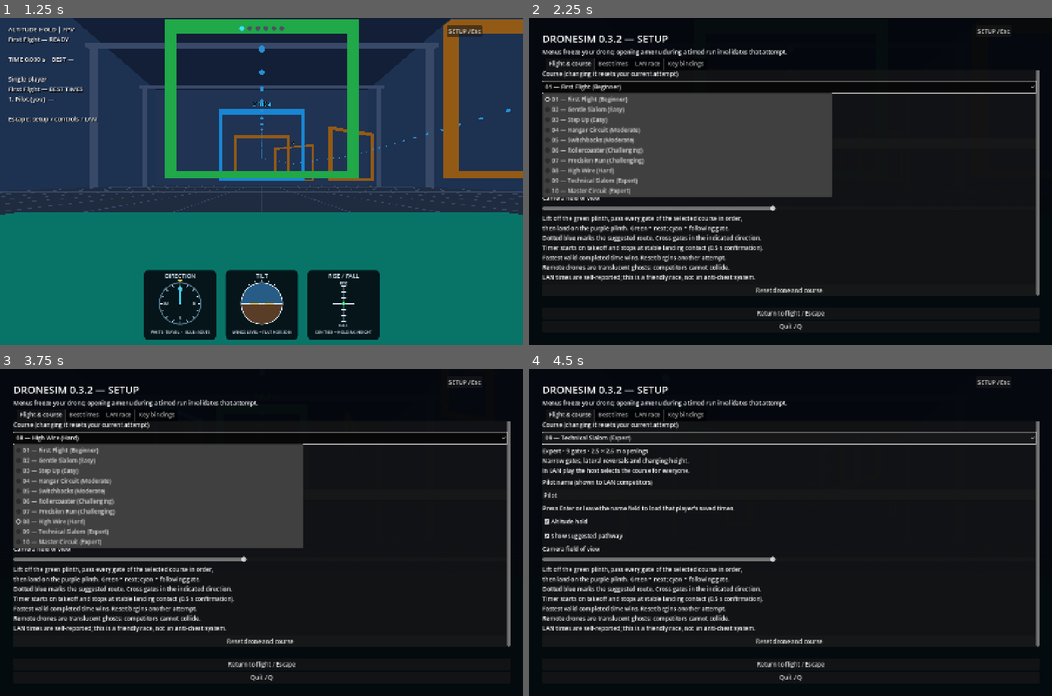
Above: before the commit, frames 1-4 (two rows, left to right).
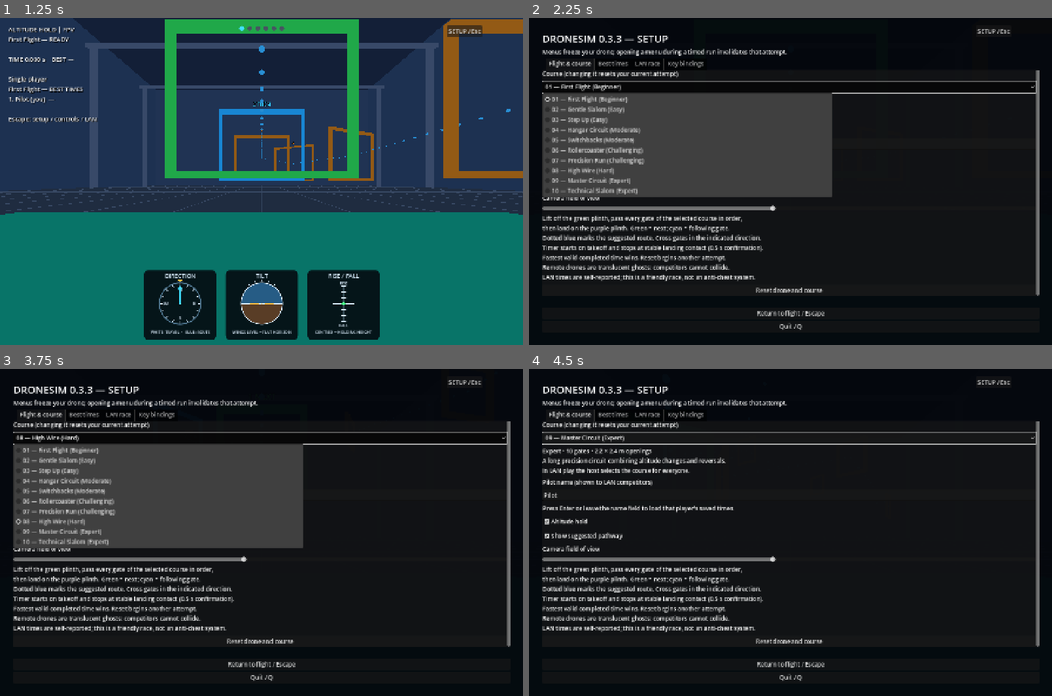
Above: after the commit, the same moments.

Repository: frazerpearce/DroneSim
Game: Godot game, scene res://main.tscn
The game is run twice, just before and just after one commit, with the same random seed, the same clock (stepped at 60 frames per second) and the same inputs.
Inputs (mouse positions are in pixels of both pictures, inside the frame that each line leads up to):
- Up to frame 1 (1.25 s): tap Enter at 0.5 s; move the mouse to (376, 165) at 0.52 s; hold D from 0.53 s (still down); tap C at 0.6 s; click (376, 165) at 0.67 s; tap Space at 0.77 s
- Up to frame 2 (2.25 s): release D at 1.25 s; click "SETUP / Esc" at 1.25 s; click "01 — First Flight (Beginner)" at 2 s
- Up to frame 3 (3.75 s): click "Altitude hold" at 2.75 s; click "08 — High Wire (Hard)" at 3.5 s
- Up to frame 4 (4.5 s): click "Show suggested pathway" at 4.25 s

Frame 1 is identical in both runs. In frame 2, 0.2% of the frame differs, in the area x 7-21%, y 5-54%; in frame 3, 0.2%; in frame 4, 0.7%, in the area x 2-38%, y 5-30%.

Commit message:
Swap final courses while preserving scores and add all-course total (0.3.3)

Diff:
--- a/godot/course.gd
+++ b/godot/course.gd
@@ -11,7 +11,7 @@
 var gate_height := 4.0
 var geometry: Node3D
 func title() -> String: return Catalog.COURSES[selected].name
-func course_id() -> String: return "hangar-%02d-v1" % (selected+1)
+func course_id() -> String: return Catalog.id_at(selected)
 var game: Node3D
 var next_gate := 0
 var state := "READY"
--- a/godot/course_catalog.gd
+++ b/godot/course_catalog.gd
@@ -1,14 +1,22 @@
 extends RefCounted
 # Gate width/height are clear openings; all coordinates are metres.
 const COURSES := [
- {"name":"First Flight","difficulty":"Beginner","width":5.0,"height":4.0,"hint":"Wide gates, level flight and gentle turns.","points":[Vector3(0,3,2),Vector3(0,3,-5),Vector3(0,3,-12),Vector3(4,3,-18),Vector3(8,3,-10),Vector3(8,3,2)]},
- {"name":"Gentle Slalom","difficulty":"Easy","width":4.8,"height":3.8,"hint":"Learn to brake and change lateral direction.","points":[Vector3(-3,3,1),Vector3(3,3,-6),Vector3(-3,3,-13),Vector3(3,3,-21),Vector3(10,3,-12),Vector3(9,3,2)]},
- {"name":"Step Up","difficulty":"Easy","width":4.6,"height":3.6,"hint":"Climb progressively, then descend under control.","points":[Vector3(0,3,1),Vector3(-5,5,-7),Vector3(-5,7,-17),Vector3(5,7,-21),Vector3(10,5,-10),Vector3(8,3,4)]},
- {"name":"Hangar Circuit","difficulty":"Moderate","width":4.4,"height":3.4,"hint":"The original six-gate course with mixed heights.","points":[Vector3(0,3,0),Vector3(-7,4,-10),Vector3(0,5,-20),Vector3(9,4,-10),Vector3(10,3,2),Vector3(8,2.5,12)]},
- {"name":"Switchbacks","difficulty":"Moderate","width":4.2,"height":3.4,"hint":"Repeated tight direction changes test momentum control.","points":[Vector3(-6,3,1),Vector3(-10,4,-10),Vector3(-3,4,-18),Vector3(4,4,-10),Vector3(11,4,-18),Vector3(13,3,-4),Vector3(8,3,8)]},
- {"name":"Rollercoaster","difficulty":"Challenging","width":4.0,"height":3.2,"hint":"Alternate climbs and descents through a long circuit.","points":[Vector3(0,3,0),Vector3(-6,7,-8),Vector3(-6,3,-19),Vector3(3,8,-22),Vector3(11,4,-13),Vector3(9,8,-2),Vector3(5,3,9)]},
- {"name":"Precision Run","difficulty":"Challenging","width":2.8,"height":2.8,"hint":"Smaller openings reward accurate alignment over speed.","points":[Vector3(-3,3,0),Vector3(-8,4,-9),Vector3(-4,5,-20),Vector3(5,5,-19),Vector3(11,4,-8),Vector3(8,3,5),Vector3(8,2.5,13)]},
- {"name":"High Wire","difficulty":"Hard","w …(240 unchanged characters)…
- {"name":"Technical Slalom","difficulty":"Expert","width":2.5,"height":2.6,"hint":"Narrow gates, lateral reversals and changing height.","points":[Vector3(-4,3,1),Vector3(3,5,-5),Vector3(-5,3,-12),Vector3(3,6,-20),Vector3(11,4,-14),Vector3(5,6,-7),Vector3(12,3,1),Vector3(6,4,9),Vector3(8,2.5,14)]},
- {"name":"Master Circuit","difficulty":"Expert","width":2.2,"height":2.4,"hint":"A long precision circuit combining altitude changes and reversals.","points":[Vector3(-4,3,1),Vector3(-10,6,-6),Vector3(-5,10,-15),Vector3(4,8,-23),Vector3(12,4,-17),Vector3(5,7,-9),Vector3(-4,4,-4),Vector3(2,9,4),Vector3(11,6,9),Vector3(8,2.5,14)]}
+ {"id":"hangar-01-v1","name":"First Flight","difficulty":"Beginner","width":5.0,"height":4.0,"hint":"Wide gates, level flight and gentle turns.","points":[Vector3(0,3,2),Vector3(0,3,-5),Vector3(0,3,-12),Vector3(4,3,-18),Vector3(8,3,-10),Vector3(8,3,2)]},
+ {"id":"hangar-02-v1","name":"Gentle Slalom","difficulty":"Easy","width":4.8,"height":3.8,"hint":"Learn to brake and change lateral direction.","points":[Vector3(-3,3,1),Vector3(3,3,-6),Vector3(-3,3,-13),Vector3(3,3,-21),Vector3(10,3,-12),Vector3(9,3,2)]},
+ {"id":"hangar-03-v1","name":"Step Up","difficulty":"Easy","width":4.6,"height":3.6,"hint":"Climb progressively, then descend under control.","points":[Vector3(0,3,1),Vector3(-5,5,-7),Vector3(-5,7,-17),Vector3(5,7,-21),Vector3(10,5,-10),Vector3(8,3,4)]},
+ {"id":"hangar-04-v1","name":"Hangar Circuit","difficulty":"Moderate","width":4.4,"height":3.4,"hint":"The original six-gate course with mixed heights.","points":[Vector3(0,3,0),Vector3(-7,4,-10),Vector3(0,5,-20),Vector3(9,4,-10),Vector3(10,3,2),Vector3(8,2.5,12)]},
+ {"id":"hangar-05-v1","name":"Switchbacks","difficulty":"Moderate","width":4.2,"height":3.4,"hint":"Repeated tight direction changes test momentum control.","points":[Vector3(-6,3,1),Vector3(-10,4,-10),Vector3(-3,4,-18),Vector3(4,4,-10),Vector3(11,4,-18),Vector3(13,3,-4),Vector3(8,3,8)]},
+ {"id":"hangar-06-v1","name":"Rollercoaster","difficulty":"Challenging","width":4.0,"height":3.2,"hint":"Alternate climbs and descents through a long circuit.","points":[Vector3(0,3,0),Vector3(-6,7,-8),Vector3(-6,3,-19),Vector3(3,8,-22),Vector3(11,4,-13),Vector3(9,8,-2),Vector3(5,3,9)]},
+ {"id":"hangar-07-v1","name":"Precision Run","difficulty":"Challenging","width":2.8,"height":2.8,"hint":"Smaller openings reward accurate alignment over speed.","points":[Vector3(-3,3,0),Vector3(-8,4,-9),Vector3(-4,5,-20),Vector3(5,5,-19),Vector3(11,4,-8),Vector3(8,3,5),Vector3(8,2.5,13)]},
+ {"id":"hangar-08-v1","name":"High Wire","difficulty":"Hard","w …(240 unchanged characters)…
+ {"id":"hangar-10-v1","name":"Master Circuit","difficulty":"Expert","width":2.2,"height":2.4,"hint":"A long precision circuit combining altitude changes and reversals.","points":[Vector3(-4,3,1),Vector3(-10,6,-6),Vector3(-5,10,-15),Vector3(4,8,-23),Vector3(12,4,-17),Vector3(5,7,-9),Vector3(-4,4,-4),Vector3(2,9,4),Vector3(11,6,9),Vector3(8,2.5,14)]},
+ {"id":"hangar-09-v1","name":"Technical Slalom","difficulty":"Expert","width":2.5,"height":2.6,"hint":"Narrow gates, lateral reversals and changing height.","points":[Vector3(-4,3,1),Vector3(3,5,-5),Vector3(-5,3,-12),Vector3(3,6,-20),Vector3(11,4,-14),Vector3(5,6,-7),Vector3(12,3,1),Vector3(6,4,9),Vector3(8,2.5,14)]}
 ]
+
+static func id_at(index: int) -> String:
+ return COURSES[index].id
+
+static func index_of(id: String) -> int:
+ for i in range(COURSES.size()):
+  if COURSES[i].id==id: return i
+ return 0
--- a/godot/main.gd
+++ b/godot/main.gd
@@ -119,6 +119,7 @@
  if test_mode: return
  var config := ConfigFile.new()
  config.set_value("flight","course",course.selected)
+ config.set_value("flight","course_id",course.course_id())
  config.set_value("flight","name",session.player_name)
  config.set_value("flight","hold",drone.altitude_hold)
  config.set_value("flight","path",course.route.visible)
@@ -131,7 +132,12 @@
  var config := ConfigFile.new()
  if config.load("user://settings.cfg")!=OK: return
  var index: Variant = config.get_value("flight","course",0)
- if index is int: course.select(index)
+ var id: Variant = config.get_value("flight","course_id","")
+ if id is String and not id.is_empty():
+  course.select(course.Catalog.index_of(id))
+ elif index is int:
+  # Older settings stored display order; translate that order to its original ID.
+  course.select(course.Catalog.index_of("hangar-%02d-v1" % (clampi(index,0,9)+1)))
  session.set_player_name(str(config.get_value("flight","name","Pilot")).left(24))
  session.restore_player_times()
  drone.altitude_hold = config.get_value("flight","hold",true)==true
--- a/godot/project.godot
+++ b/godot/project.godot
@@ -1,7 +1,7 @@
 config_version=5
 [application]
 config/name="DroneSim"
-config/version="0.3.2"
+config/version="0.3.3"
 run/main_scene="res://main.tscn"
 config/features=PackedStringArray("4.4", "GL Compatibility")
 [display]
--- a/godot/results.gd
+++ b/godot/results.gd
@@ -67,3 +67,11 @@
   error="Could not save times: "+error_string(result)
   return false
  return true
+
+func total(name: String) -> float:
+ var sum := 0.0
+ for course in preload("res://course_catalog.gd").COURSES:
+  var seconds := best(name,course.id)
+  if seconds<=0: return 0.0
+  sum+=seconds
+ return sum
--- a/godot/session.gd
+++ b/godot/session.gd
@@ -1,6 +1,6 @@
 extends Node
 const Transport = preload("res://transport.gd")
-const PROTOCOL := "DroneSim-0.3.2-courses-v1"
+const PROTOCOL := "DroneSim-0.3.3-courses-v1"
 var net = Transport.new()
 var game: Node3D
 var status := "Single player"
@@ -125,7 +125,7 @@
  for id in states:
   if id == own or not states[id] is Dictionary or not valid(states[id]) or states[id].course!=game.course.selected: continue
   var data: Dictionary = states[id]
-  if data.best>0 and results.record(data.name,"hangar-%02d-v1" % (int(data.course)+1),data.best): results_changed.emit()
+  if data.best>0 and results.record(data.name,game.course.Catalog.id_at(int(data.course)),data.best): results_changed.emit()
   if not ghosts.has(id):
    var ghost := Node3D.new() # visual only: no bodies, areas or collision shapes
    game.add_child(ghost)
@@ -208,7 +208,7 @@
  course_bests.clear()
  game.course.best_times.clear()
  for i in range(game.course.Catalog.COURSES.size()):
-  var time: float = results.best(player_name,"hangar-%02d-v1" % (i+1))
+  var time: float = results.best(player_name,game.course.Catalog.id_at(i))
   course_bests[i]=time
   game.course.best_times[i]=time
  local_best=results.best(player_name,game.course.course_id())
--- a/godot/setup.gd
+++ b/godot/setup.gd
@@ -48,7 +48,7 @@
  add_child(panel)
  var box := VBoxContainer.new()
  panel.add_child(box)
- label(box,"DRONESIM 0.3.2 — SETUP").add_theme_font_size_override("font_size",28)
+ label(box,"DRONESIM 0.3.3 — SETUP").add_theme_font_size_override("font_size",28)
  label(box,"Menus freeze your drone; opening a menu during a timed run invalidates that attempt.")
  tabs = TabContainer.new()
  tabs.size_flags_vertical = Control.SIZE_EXPAND_FILL
@@ -93,9 +93,9 @@
  button(flight,"Reset drone and course",func(): game.reset_attempt())
  var history := page("Best times")
  label(history,"Best completed time per player and course • saved on this computer")
- label(history,"Names ignore surrounding spaces and letter case. A dash means no completed run.")
+ label(history,"Names ignore surrounding spaces and letter case. Total requires a time on every course. A dash means incomplete.")
  times_table=Tree.new()
- times_table.columns=11
+ times_table.columns=12
  times_table.hide_root=true
  times_table.column_titles_visible=true
  times_table.set_column_title(0,"Player")
@@ -103,6 +103,8 @@
  for i in range(10):
   times_table.set_column_title(i+1,"%02d" % (i+1))
   times_table.set_column_custom_minimum_width(i+1,86)
+ times_table.set_column_title(11,"Total")
+ times_table.set_column_custom_minimum_width(11,100)
  times_table.custom_minimum_size=Vector2(0,260)
  times_table.size_flags_horizontal=Control.SIZE_EXPAND_FILL
  history.add_child(times_table)
@@ -231,7 +233,10 @@
   var item := times_table.create_item(root)
   item.set_text(0,profile.name)
   for i in range(10):
-   var seconds: float = game.session.results.best(profile.name,"hangar-%02d-v1" % (i+1))
+   var seconds: float = game.session.results.best(profile.name,game.course.Catalog.id_at(i))
    item.set_text(i+1,"%.3f s" % seconds if seconds>0 else "—")
    item.set_tooltip_text(i+1,game.course.Catalog.COURSES[i].name)
+  var total: float = game.session.results.total(profile.name)
+  item.set_text(11,"%.3f s" % total if total>0 else "—")
+  item.set_tooltip_text(11,"Sum of personal bests; requires a time on all ten courses")
  times_status.text=game.session.results.error
--- a/godot/test_courses.gd
+++ b/godot/test_courses.gd
@@ -14,6 +14,7 @@
  var plate=zone.get_child(0).get_child(0)
  check(is_equal_approx(plate.mesh.size.x,2*game.course.FINISH_HALF_WIDTH) and is_equal_approx(plate.mesh.size.z,2*game.course.FINISH_HALF_WIDTH),"painted landing square matches timer dimensions")
  check(game.course.inside_finish_zone(game.course.FINISH+Vector3(1.149,0,0)) and not game.course.inside_finish_zone(game.course.FINISH+Vector3(1.151,0,0)),"landing test uses drone centre inside painted boundary")
+ check(game.course.Catalog.id_at(8)=="hangar-10-v1" and game.course.Catalog.id_at(9)=="hangar-09-v1","courses nine and ten swapped with stable saved-time identities")
  check(game.course.Catalog.COURSES.size()==10,"ten selectable courses")
  for index in range(10):
   game.select_course(index,true)
@@ -35,8 +36,8 @@
  check(game.course.best>0 and game.session.local_best>0,"course-specific best restored")
  game.select_course(9,true)
  var state: Dictionary=game.session.local_state()
- state.gate=10
- check(game.session.valid(state),"LAN accepts ten-gate course progress")
+ state.gate=game.course.POINTS.size()
+ check(game.session.valid(state),"LAN accepts selected course gate count")
  state.gate=11
  check(not game.session.valid(state),"LAN rejects progress beyond selected course length")
  game.setup.show_panel()
--- a/godot/test_results.gd
+++ b/godot/test_results.gd
@@ -37,6 +37,16 @@
  check(game.session.local_best==11.0,"disconnect retains saved personal best")
  game.setup.refresh_times()
  check(game.setup.times_table.get_root().get_child_count()==2,"compact table includes both saved players")
+ check(loaded.total("Alice")==0,"total withheld when any course is missing")
+ for i in range(10): loaded.record("Charlie","hangar-%02d-v1" % (i+1),float(i+1))
+ check(loaded.total("Charlie")==55.0,"total sums all ten personal bests")
+ loaded.record("Charlie","unrelated-course",999)
+ check(loaded.total("Charlie")==55.0,"unrelated saved courses do not affect total")
+ game.session.results=loaded
+ game.setup.refresh_times()
+ var row=game.setup.times_table.get_root().get_first_child()
+ while row and row.get_text(0)!="Charlie": row=row.get_next()
+ check(row!=null and row.get_text(9)=="10.000 s" and row.get_text(10)=="9.000 s" and row.get_text(11)=="55.000 s","chart swaps old route scores and shows completed total")
  var file := FileAccess.open(path,FileAccess.WRITE)
  file.store_string("broken JSON")
  file.close()
Not shown, changed: godot/export_presets.cfg
Not shown, changed: USER_GUIDE.md
Not shown, changed: docs/DEVELOPMENT.md
